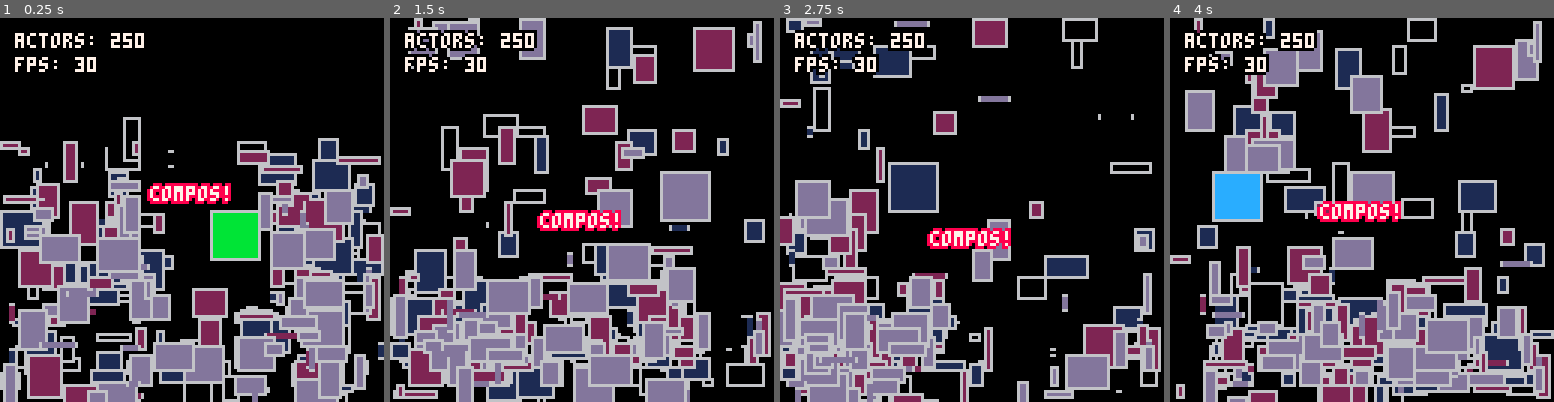
Above: before the commit, frames 1-4 (left to right).
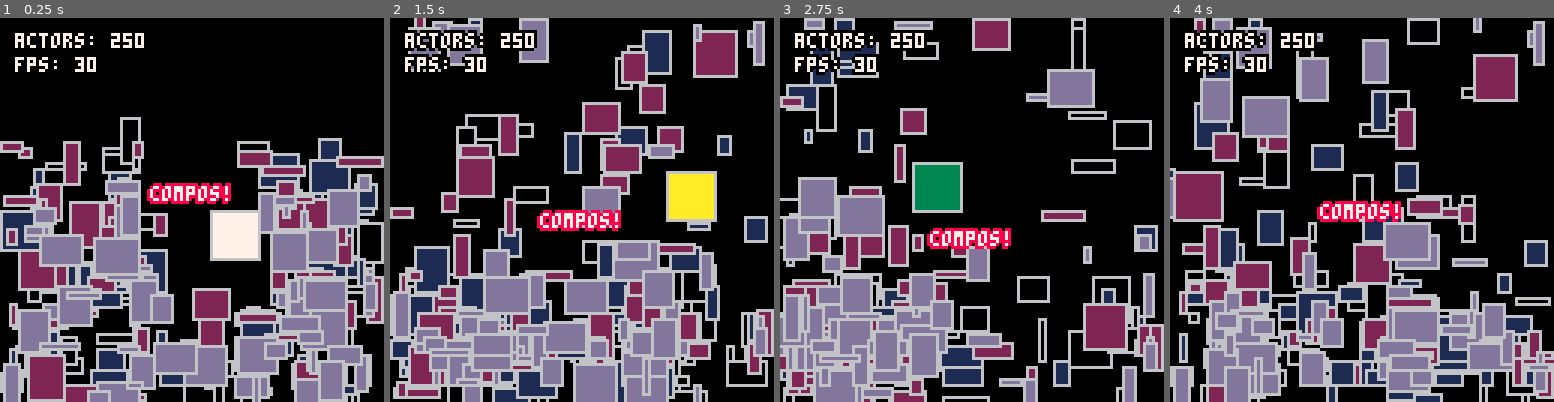
Above: after the commit, the same moments.

Repository: walt-er/compos
Game: PICO-8 cartridge compos.p8
Same seed, same stepped clock (60 frames per second), same inputs: the game is played once before the commit and once after it.
Inputs:
- Up to frame 1 (0.25 s): no input
- Up to frame 2 (1.5 s): no input
- Up to frame 3 (2.75 s): no input
- Up to frame 4 (4 s): no input

The runs differ from the first frame. In frame 1, 17% of the frame differs, in the area x 0-100%, y 25-100%; in frame 2, 30%; in frame 3, 31%; in frame 4, 50%, in the area x 0-100%, y 0-100%.

Commit message:
remove registered actors by ID, keep update order

Diff:
--- a/compos.p8
+++ b/compos.p8
@@ -13,6 +13,9 @@
 -- helper functions
 -- =======================================================
 
+-- deep copy tables or other values
+-- by harraps
+-- https://www.lexaloffle.com/bbs/?tid=2951
 function copy(o)
     local c
     if type(o) == 'table' then
@@ -24,6 +27,17 @@
         c = o
     end
     return c
+end
+
+-- del by index - keeps order
+-- by ultrabrite
+-- https://www.lexaloffle.com/bbs/?pid=35344
+function idel(t,i)
+    local n=#t
+    if i>0 and i<=n then
+        for j=i,n-1 do t[j]=t[j+1] end
+        t[n]=nil
+    end
 end
 
 function ceil(num)
@@ -180,8 +194,8 @@
 -- fill with sprite pattern (not 100% accurate?)
 function spritefill(rectangle, id, pattern_width)
 	pattern_width = pattern_width or 1;
-	for i = 0, flr(rectangle.w / (tile * pattern_width)) do
-		for j = 0, flr(rectangle.h / (tile * pattern_width)) do
+	for i = 0, flr(rectangle.w / (tile * pattern_width)) - 1 do
+		for j = 0, flr(rectangle.h / (tile * pattern_width)) - 1 do
 			spr(id, rectangle.x + (i * (tile * pattern_width)), rectangle.y + (j * (tile * pattern_width)))
 		end
 	end
@@ -659,19 +673,33 @@
 	thing.h = thing.h or tile
 end
 
+function register(actor, parent)
+    parent = parent or actor
+	for stage in all(stages) do
+		if actor[stage] then
+            add(update_pool[stage], {actor, parent})
+            actor.register_id = #update_pool[stage]
+        end
+	end
+end
+
+function unregister(actor)
+	for stage in all(stages) do
+		if actor[stage] then
+            idel(update_pool[stage], actor.register_id)
+        end
+	end
+end
+
 function init_actor(actor)
 	if (actor.physical) make_physical(actor)
-	for stage in all(stages) do
-		if (actor[stage]) add(update_pool[stage], {actor, actor})
-	end
+    register(actor)
 
 	for k, compo in pairs(actor) do
 		if type(compo) == 'table' then
 			if (compo.physical) make_physical(actor[k])
 			if (compo.init) actor[k]:init()
-			for stage in all(stages) do
-				if (compo[stage]) add(update_pool[stage], {compo, actor})
-			end
+			register(compo, actor)
 		end
 	end
 
@@ -688,6 +716,12 @@
 
 function remove_actor(actor)
     del(actors, actor)
+    unregister(actor)
+	for k, compo in pairs(actor) do
+		if type(compo) == 'table' then
+			unregister(compo)
+		end
+	end
     if (actor.collider) then
         colliders[actor.collider.chunk][''..actor.id] = nil
         del(colliders, nil)
@@ -745,7 +779,7 @@
 	-- run updates on actors and props that have registered to update
 	for i = 1, #stages - 1 do -- don't include draw stages
 		local stage = stages[i]
-		for actor in all(update_pool[stage]) do
+		for k, actor in pairs(update_pool[stage]) do
 			if (actor[2].in_frame ~= false) actor[1][stage](actor[1], actor[2])
 		end
 	end
@@ -765,7 +799,7 @@
 	-- run draw on actors and props that have registered to draw
 	for i = #stages - 1, #stages do -- only include draw stages
 		local stage = stages[i]
-		for actor in all(update_pool[stage]) do
+		for k, actor in pairs(update_pool[stage]) do
 			if (actor[2].in_frame ~= false) actor[1][stage](actor[1], actor[2])
 		end
 	end
@@ -798,7 +832,7 @@
         if false then
             self.r = rnd'8'
         else
-            resize(self, flr(rnd'14'+1), flr(rnd'14'+1))
+            resize(self, flr(rnd'14'+2), flr(rnd'14'+2))
         end
 
         -- move it to a random position
